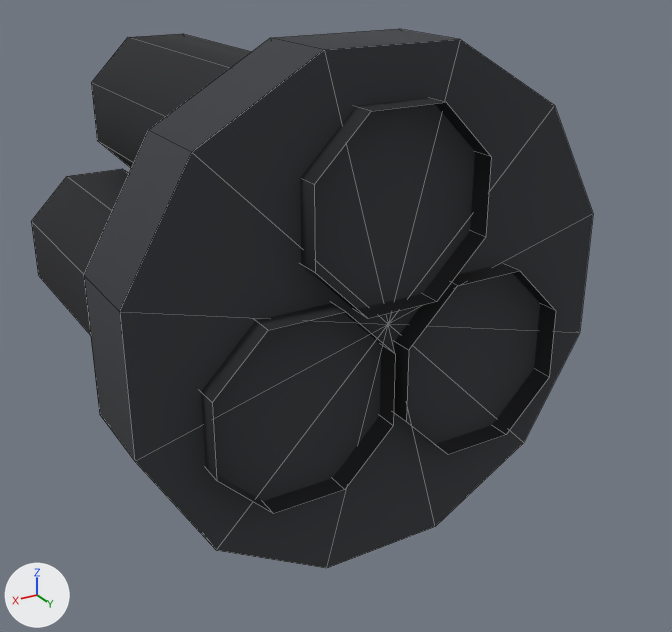
The OBJ model src/main/resources/assets/apocalypse_firstlight/models/block/power_cable/arm_cable_south.obj, before and after one commit.
Before and after are seen from a 50 mm camera at (0.743, -0.346, 0.688) aimed at (0.475, -0.793, 0.465). Lighting does not change. The marker at lower left points along +X, +Y and +Z. The first picture is the older version. Mesh edges are drawn as thin lines. Where no turn or scale is listed for an object, it has been applied to the vertices. Vertices at exactly the same position are counted once.

Objects in the first picture: 'arm_cable_south'.
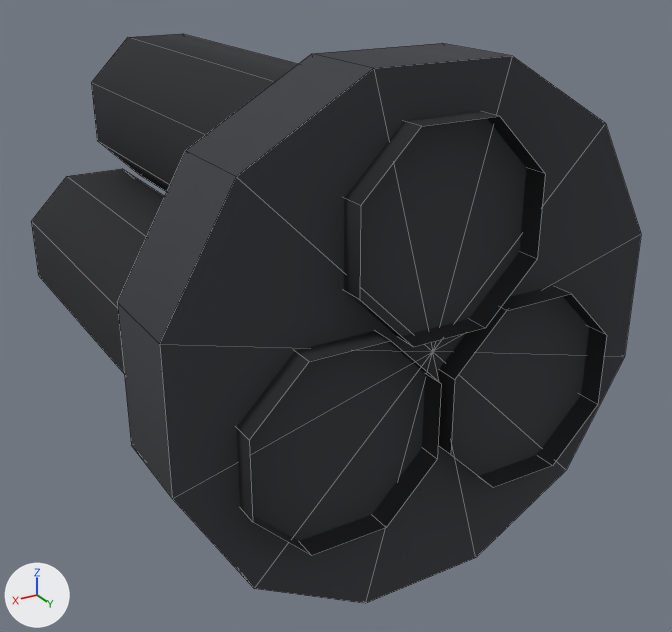
Commit message: +cable fix

Changed parts and their boxes (x1, y1, x2, y2) in the pictures (672 x 632 px; the box of a moved part takes in the faces that stretch with it):
'arm_cable_south', reshaped (9% wider)
    before: (31, 29, 593, 568)
    after: (31, 34, 641, 603)
part 1 of me_arm_cable_south, moved or reshaped
    before: (84, 29, 593, 568)
    after: (117, 43, 641, 603)
part 2 of me_arm_cable_south, moved or reshaped
    before: (31, 34, 556, 514)
    after: (31, 34, 607, 555)

Diff of the bpy script that builds the scene:
```diff
--- a/src/main/resources/assets/apocalypse_firstlight/models/block/power_cable/arm_cable_south.obj.py
+++ b/src/main/resources/assets/apocalypse_firstlight/models/block/power_cable/arm_cable_south.obj.py
@@ me_arm_cable_south @@
 # used by ob_arm_cable_south; location = (0.0, 0.0, 0.0)
-me_arm_cable_south.from_pydata(...)  # 74 vertices, 60 faces; spans x 0.364..0.636, y -1.0..-0.687, z 0.364..0.636
+me_arm_cable_south.from_pydata(...)  # 74 vertices, 60 faces; spans x 0.367..0.633, y -1.0..-0.65, z 0.367..0.633
+# me_arm_cable_south part 1: the loose piece of 26 vertices spanning x 0.364..0.636, y -0.75..-0.7, z 0.364..0.636 is scaled about its middle by (0.978, 1, 0.978), then moved by (0.0, 0.037, 0.0)
+# me_arm_cable_south part 2: all 24 vertices in x 0.398..0.602, y -0.687, z 0.42..0.61 are moved by (0.0, 0.038, 0.0)
 me_arm_cable_south.materials.append(mat_cable)
```
